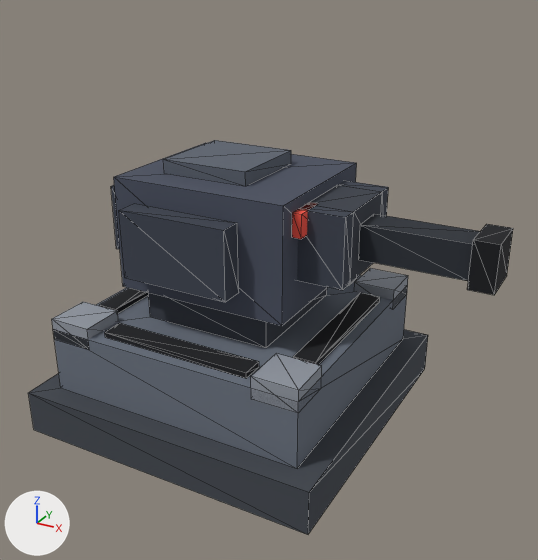
Renders of the glTF model assets/models/turret.glb from each side of a commit.
Rendered twice from a camera (50 mm lens) standing at (1.517, -1.182, 1.254) and looking at (0.613, 0.461, 0.433). The axes (+X, +Y, +Z) are drawn at lower left. The lights are the same throughout. The picture after the commit comes second. Mesh edges are drawn as thin lines.

Script lines for the objects in view, before the commit:
```python
me_turret_aim_pitch = bpy.data.meshes.new('turret_aim_pitch')
me_turret_aim_pitch.from_pydata(...)  # 24 vertices, 36 faces; spans x -0.062..0.406, y -0.094..0.094, z -0.094..0.094
# faces by material slot: [12, 12, 12]
me_turret_aim_pitch.materials.append(mat_steel_dark)  # greyish blue #3a3f49
me_turret_aim_pitch.materials.append(mat_gun)  # dark grey #2b3038
me_turret_aim_pitch.materials.append(mat_black)  # black #15171c
me_turret_aim_yaw = bpy.data.meshes.new('turret_aim_yaw')
me_turret_aim_yaw.from_pydata(...)  # 64 vertices, 96 faces; spans x -0.344..0.375, y -0.281..0.281, z 0.0..0.35
# faces by material slot: [12, 60, 12, 12]
me_turret_aim_yaw.materials.append(mat_plate)  # greyish blue #4a5060
me_turret_aim_yaw.materials.append(mat_plate_dark)  # greyish blue #3d4350
me_turret_aim_yaw.materials.append(mat_steel_mid)  # greyish blue #5d6470
me_turret_aim_yaw.materials.append(mat_glow_eye)  # red #ff5a4a
me_turret_body = bpy.data.meshes.new('turret_body')
me_turret_body.from_pydata(...)  # 88 vertices, 132 faces; spans x 0.062..0.938, y 0.062..0.938, z 0.0..0.406
# faces by material slot: [12, 12, 48, 48, 12]
me_turret_body.materials.append(mat_case_dark)  # dark grey #42474f
me_turret_body.materials.append(mat_case)  # greyish blue #6b7380
me_turret_body.materials.append(mat_case_light)  # grey #949aa4
me_turret_body.materials.append(mat_black)  # black #15171c
me_turret_body.materials.append(mat_steel_dark)  # greyish blue #3a3f49
ob_aim_pitch = bpy.data.objects.new('aim_pitch', me_turret_aim_pitch)
ob_aim_pitch.location = (0.812, 0.5, 0.594)
ob_aim_yaw = bpy.data.objects.new('aim_yaw', me_turret_aim_yaw)
ob_aim_yaw.location = (0.5, 0.5, 0.406)
ob_body_039 = bpy.data.objects.new('body.039', me_turret_body)
ob_body_039.location = (0.0, 0.0, 0.0)
```
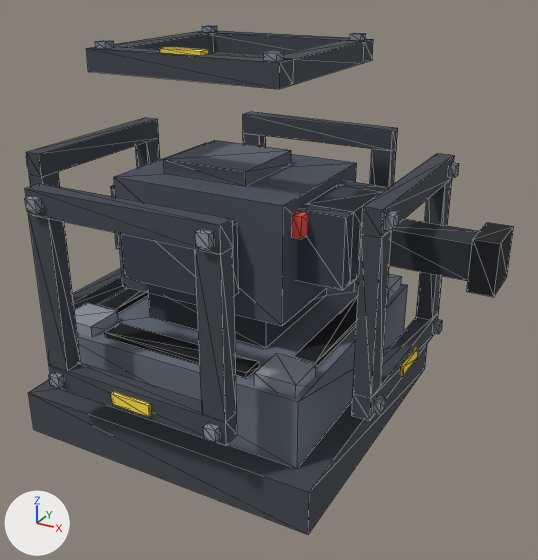
Where the change shows, as pixel boxes (x1, y1, x2, y2) in the pictures (538 x 560 px; the box of a moved part takes in the faces that stretch with it):
'body.039', reshaped
    before: (28, 268, 428, 535)
    after: (28, 274, 427, 535)
'link_y-.028', added
    after: (25, 183, 237, 446)
    faces in mat_case_dark (dark grey #42474f): (25, 183, 237, 446)
    faces in mat_steel (grey #8a919d): (25, 196, 220, 442)
    faces in mat_glow_energy (yellow #ffe14a): (111, 391, 152, 417)
'link_x+.028', added
    after: (352, 153, 459, 421)
    faces in mat_case_dark (dark grey #42474f): (352, 153, 455, 421)
    faces in mat_steel (grey #8a919d): (373, 162, 459, 414)
    faces in mat_glow_energy (yellow #ffe14a): (400, 347, 418, 377)
'link_z+.026', added
    after: (86, 25, 373, 89)
    faces in mat_case_dark (dark grey #42474f): (86, 31, 373, 89)
    faces in mat_steel (grey #8a919d): (95, 25, 366, 61)
    faces in mat_glow_energy (yellow #ffe14a): (160, 47, 209, 55)
'link_x-.028', added
    after: (26, 118, 160, 310)
    faces in mat_case_dark (dark grey #42474f): (26, 118, 160, 310)
'link_y+.028', added
    after: (243, 112, 398, 188)
part 1 of me_turret_body, moved or reshaped
    before: (52, 302, 118, 350)
    after: (74, 303, 118, 337)
part 2 of me_turret_body, moved or reshaped
    before: (251, 354, 322, 413)
    after: (254, 354, 316, 397)
part 3 of me_turret_body, moved or reshaped
    before: (354, 268, 408, 309)
    after: (354, 274, 402, 299)

Edits to the bpy script that builds the scene:
```text
Change me_turret_body:
    where me_turret_body.from_pydata(...)  # 88 vertices, 132 faces; spans x 0.062..0.938, y 0.062..0.938, z 0.0..0.406
    me_turret_body part 1: the loose piece of 8 vertices spanning x 0.125..0.25, y 0.125..0.25, z 0.281..0.344 is scaled about its middle by (0.875, 0.875, 1), then moved by (0.008, 0.008, 0.0)
    me_turret_body part 2: the loose piece of 8 vertices spanning x 0.75..0.875, y 0.125..0.25, z 0.281..0.344 is scaled about its middle by (0.875, 0.875, 1), then moved by (-0.008, 0.008, 0.0)
    me_turret_body part 3: the loose piece of 8 vertices spanning x 0.75..0.875, y 0.75..0.875, z 0.281..0.344 is scaled about its middle by (0.875, 0.875, 1), then moved by (-0.008, -0.008, 0.0)
Add ob_link_z__026:
    ob_link_z__026 = bpy.data.objects.new('link_z+.026', me_turret_link_z)  # 64 vertices, 108 faces; spans x 0.238..0.762, y 0.238..0.762, z 0.991..1.061; in mat_case_dark (dark grey #42474f), mat_steel (grey #8a919d), mat_glow_energy (yellow #ffe14a)
    ob_link_z__026.location = (0.0, 0.0, 0.0)
Add ob_link_y__028_1:
    ob_link_y__028_1 = bpy.data.objects.new('link_y-.028', me_turret_link_y_1)  # 72 vertices, 108 faces; spans x 0.238..0.763, y -0.028..0.038, z 0.238..0.762; in mat_case_dark (dark grey #42474f), mat_steel (grey #8a919d), mat_glow_energy (yellow #ffe14a)
    ob_link_y__028_1.location = (0.0, 0.0, 0.0)
Add ob_link_y__028:
    ob_link_y__028 = bpy.data.objects.new('link_y+.028', me_turret_link_y)  # 64 vertices, 108 faces; spans x 0.238..0.762, y 0.962..1.028, z 0.238..0.762; in mat_case_dark (dark grey #42474f), mat_steel (grey #8a919d), mat_glow_energy (yellow #ffe14a)
    ob_link_y__028.location = (0.0, 0.0, 0.0)
Add ob_link_x__028_1:
    ob_link_x__028_1 = bpy.data.objects.new('link_x-.028', me_turret_link_x_1)  # 68 vertices, 108 faces; spans x -0.028..0.038, y 0.238..0.762, z 0.238..0.762; in mat_case_dark (dark grey #42474f), mat_steel (grey #8a919d), mat_glow_energy (yellow #ffe14a)
    ob_link_x__028_1.location = (0.0, 0.0, 0.0)
Add ob_link_x__028:
    ob_link_x__028 = bpy.data.objects.new('link_x+.028', me_turret_link_x)  # 64 vertices, 108 faces; spans x 0.962..1.028, y 0.238..0.762, z 0.238..0.762; in mat_case_dark (dark grey #42474f), mat_steel (grey #8a919d), mat_glow_energy (yellow #ffe14a)
    ob_link_x__028.location = (0.0, 0.0, 0.0)
```
